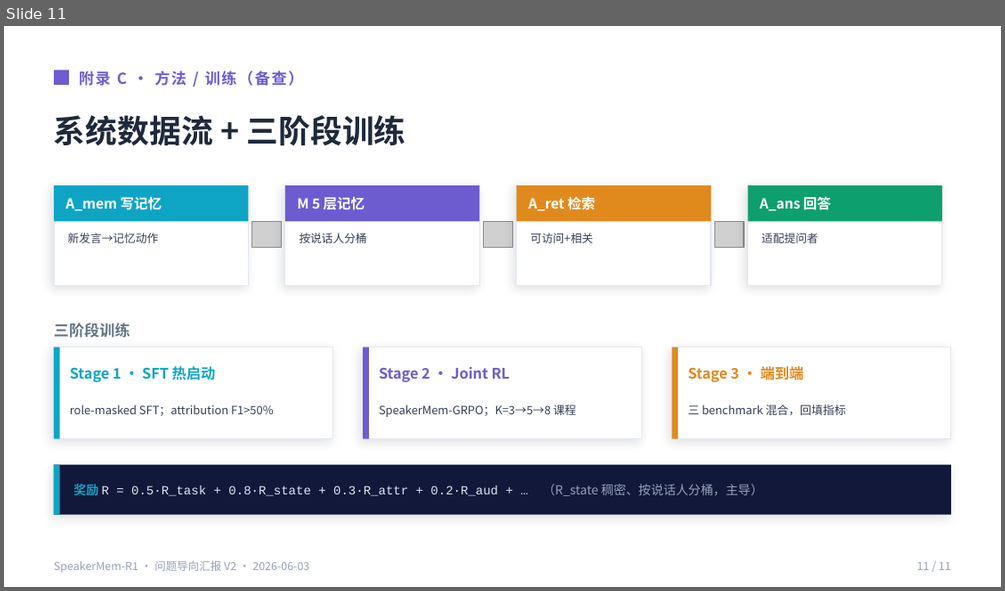
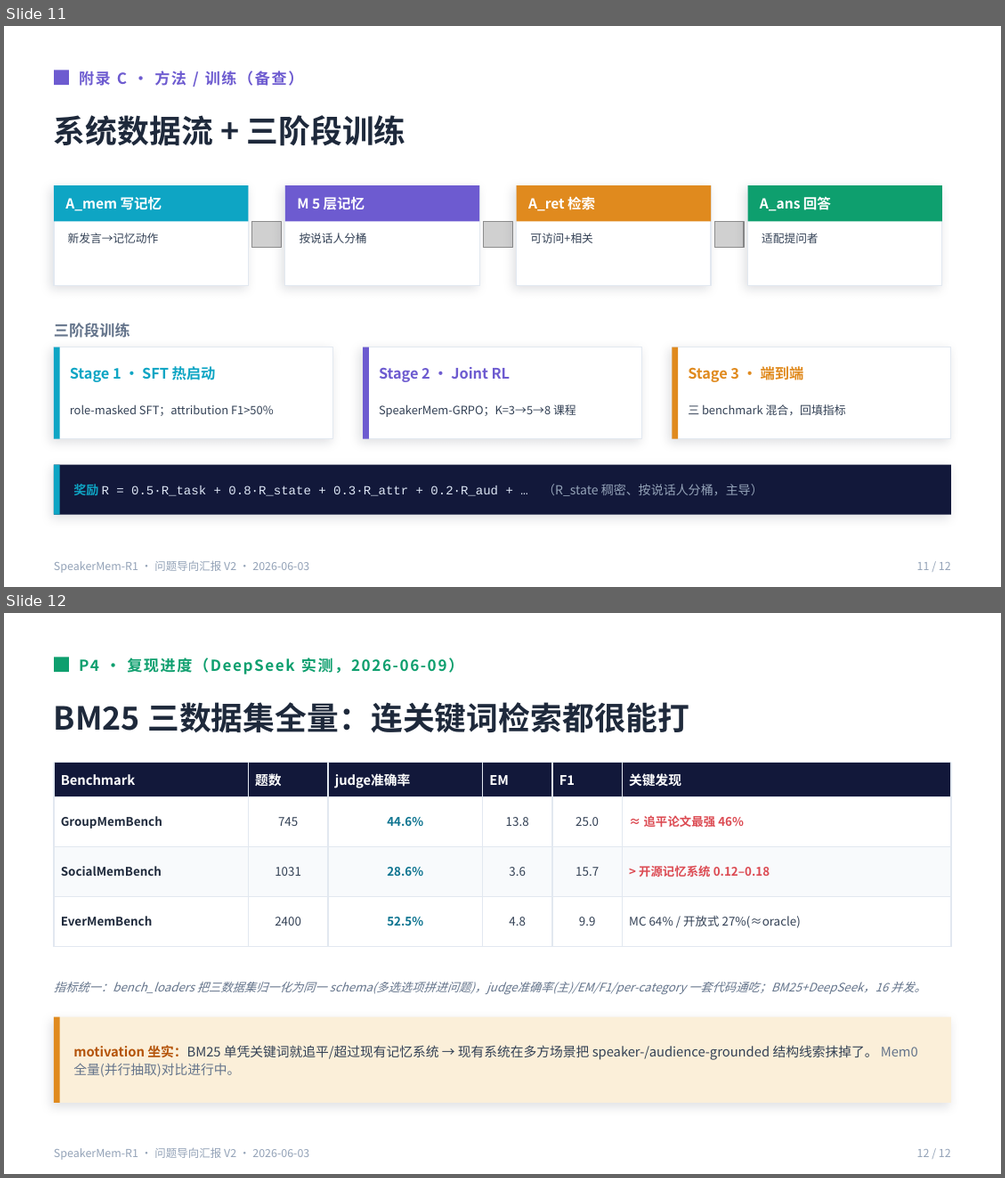
Before and after one commit to 2022hpsk/2026AAAI, a slide deck: SpeakerMem-R1-汇报V2-问题导向.pptx. Shown one above the other, each under a label of ours: slide 11 before the commit, slides 11 and 12 after it. The pictures are 1005x591 and 1005x1178 pixels, drawn with LibreOffice and Linux fonts; fonts in the diff are those of the drawing; grey boxes stand for pictures. Boxes give left, top, right and bottom in pixels: in the first picture for what was removed or moved away, otherwise in the second. Text is boxed around its words. In the diff, an @@ line names an element or a change of style, - is before the commit and + after.

```diff
--- a/SpeakerMem-R1-汇报V2-问题导向.pptx
+++ b/SpeakerMem-R1-汇报V2-问题导向.pptx
@@ slide 12 added at bbox=[4, 613, 1001, 1174], background #FFFFFF @@
@@ rectangle added at bbox=[54, 657, 69, 672], fill #0E9F6E @@
@@ text added at bbox=[79, 657, 437, 674], 11 pt, text #0E9F6E, bold @@
+P4 · 复现进度（DeepSeek 实测，2026-06-09）
@@ text added at bbox=[54, 702, 689, 733], 23 pt, text #1E293B, bold @@
+BM25 三数据集全量：连关键词检索都很能打
@@ table added at bbox=[54, 763, 951, 932], 4 rows, 6 columns @@
+Benchmark | 题数 | judge准确率 | EM | F1 | 关键发现
+GroupMemBench | 745 | 44.6% | 13.8 | 25.0 | ≈ 追平论文最强 46%
+SocialMemBench | 1031 | 28.6% | 3.6 | 15.7 | > 开源记忆系统 0.12–0.18
+EverMemBench | 2400 | 52.5% | 4.8 | 9.9 | MC 64% / 开放式 27%(≈oracle)
@@ text added at bbox=[54, 981, 926, 995], 8.5 pt, text #64748B, italic @@
+指标统一：bench_loaders 把三数据集归一化为同一 schema(多选选项拼进问题)，judge准确率(主)/EM/F1/per-category 一套代码通吃；BM25+DeepSeek，16 并发。
@@ rectangle added at bbox=[54, 1017, 951, 1103], fill #FBEFD9 @@
@@ rectangle added at bbox=[54, 1017, 60, 1103], fill #E08A1E @@
@@ text added at bbox=[73, 1045, 918, 1077], 9.5 pt, text #334155 @@
+motivation 坐实：BM25 单凭关键词就追平/超过现有记忆系统 → 现有系统在多方场景把 speaker-/audience-grounded 结构线索抹掉了。 Mem0 全量(并行抽取)对比进行中。
@@ text added at bbox=[54, 1147, 309, 1159], 8 pt, text #94A3B8 @@
+SpeakerMem-R1 · 问题导向汇报 V2 · 2026-06-03
@@ text added at bbox=[917, 1149, 951, 1157], 8 pt, text #94A3B8 @@
+12 / 12
@@ slide 11 changed as well @@
@@ text at bbox=[917, 562, 951, 570]: text changed @@
-11 / 11
+11 / 12
```
Also in this commit, not shown: 10 other slides changed, 24 other files.
